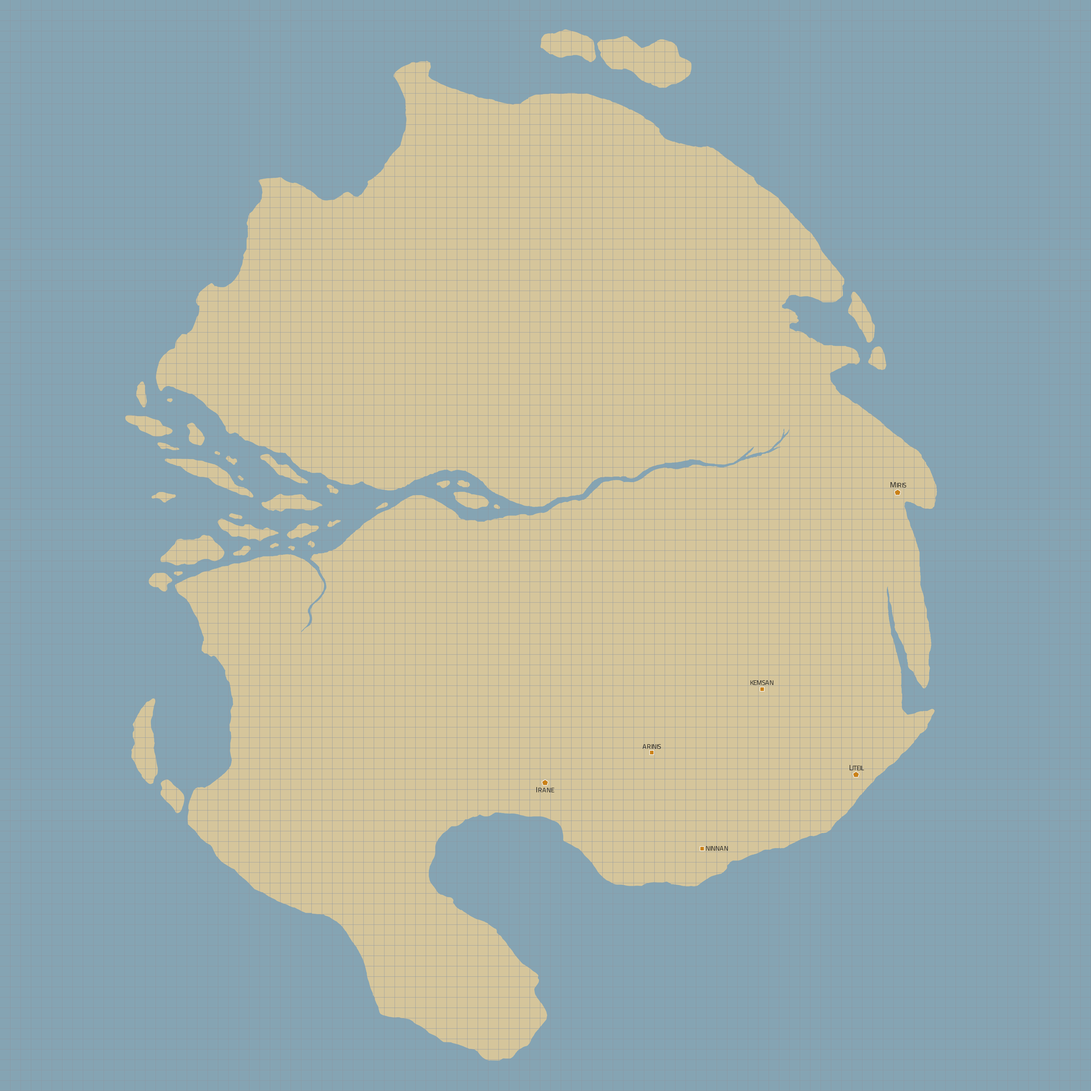
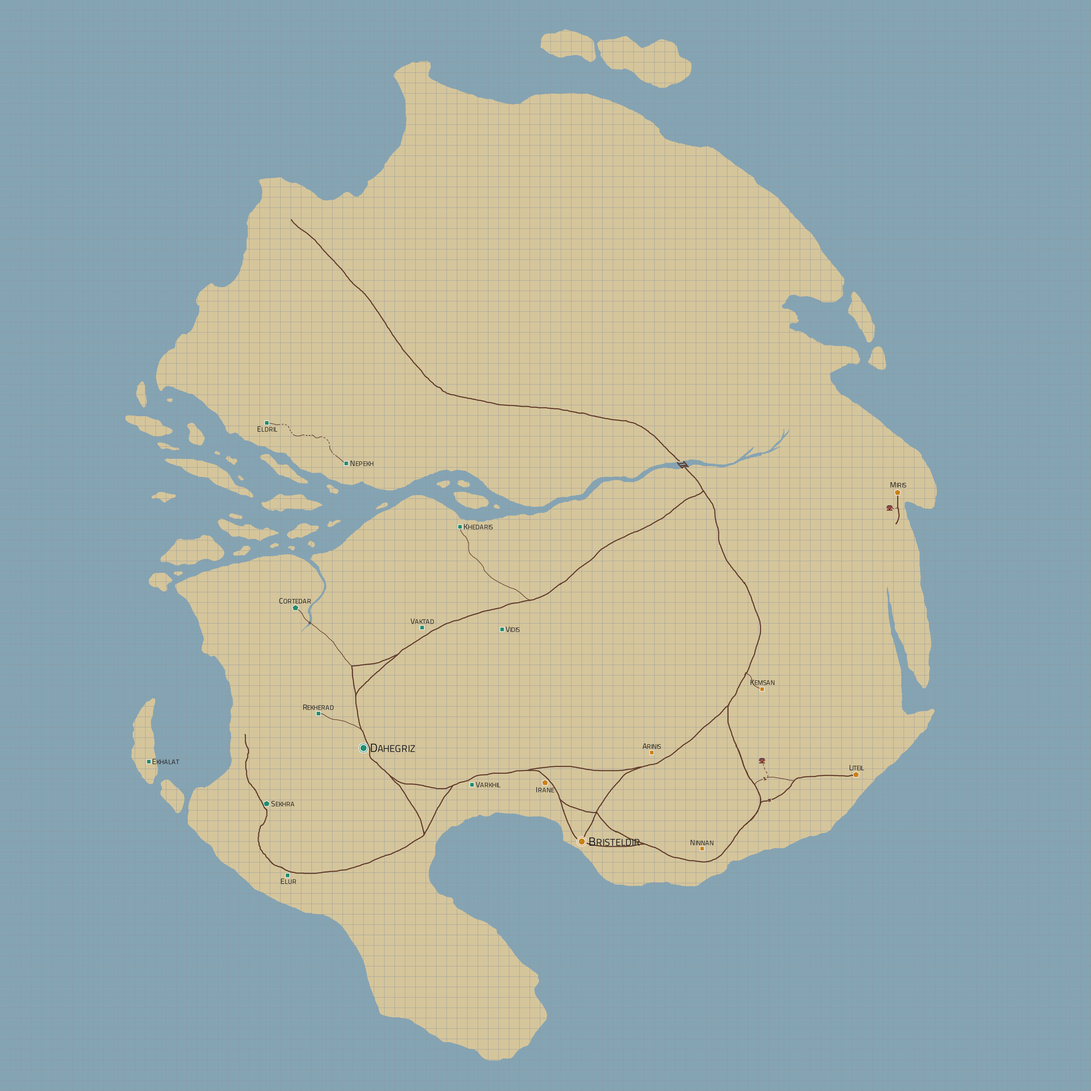
Layered file, before and after one edit (1091 × 1091). Changes by layer:
added layer "PoIs" above "Names: Settlements" over [696, 478, 901, 858]
painted on "Settlements" over [131, 383, 922, 885]
added layer "[Temp] Roads" above "Grid" over [244, 219, 915, 882]
painted on "Grid" over [131, 219, 922, 885]
painted on "Landmass" over [131, 219, 922, 885]
painted on "Water" over [131, 219, 922, 885]
